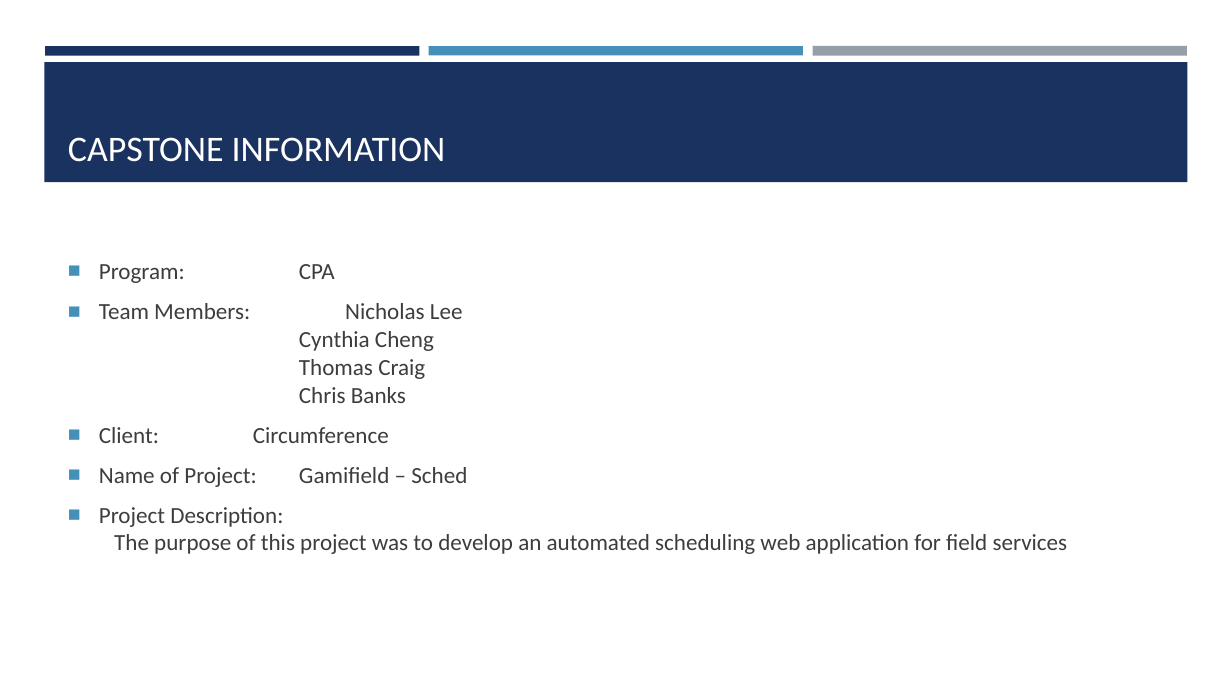
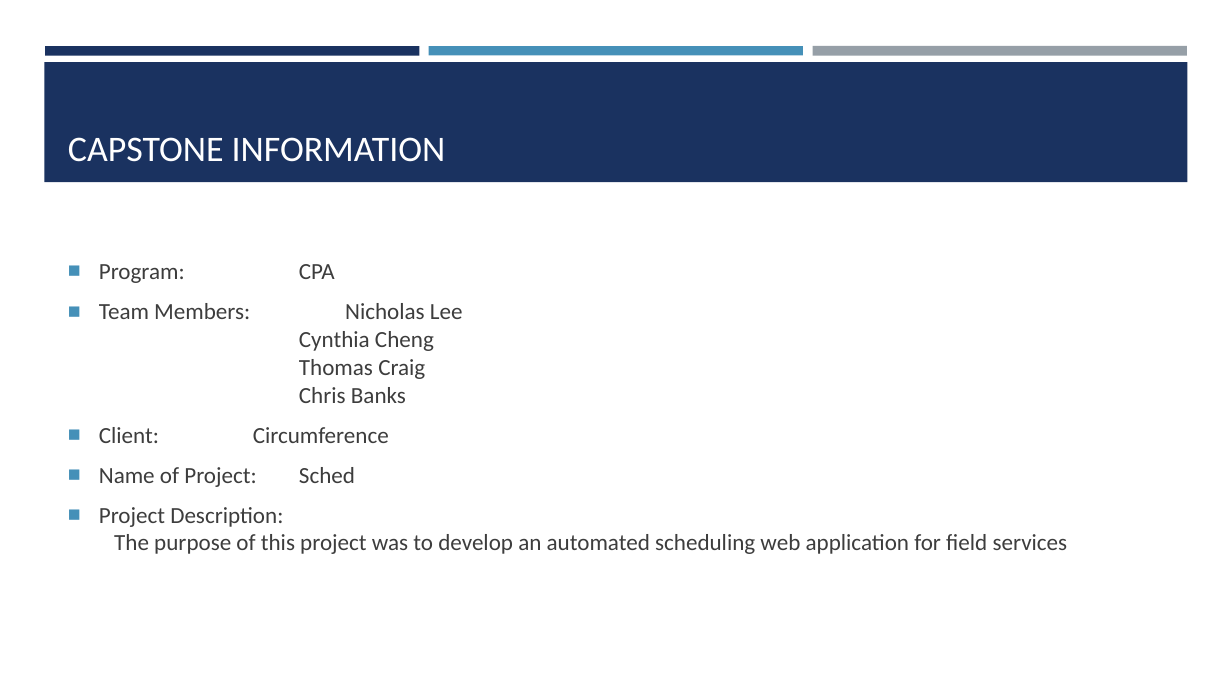
Before and after one commit to cynslcheng/CapstoneDocuments, a slide deck: slide 1 of CapstonePowerPoint.pptx. Drawn at 1232x693 pixels with LibreOffice and Linux fonts; fonts in the diff are those of the drawing. Boxes give left, top, right and bottom in pixels: in the first picture for what was removed or moved away, otherwise in the second. Text is boxed around its words. In the diff, an @@ line names an element or a change of style, - is before the commit and + after.

```diff
--- a/CapstonePowerPoint.pptx
+++ b/CapstonePowerPoint.pptx
@@ text at (99,467,256,487): text changed @@
-■ Name of Project: Gamifield – Sched
+■ Name of Project: Sched
```
